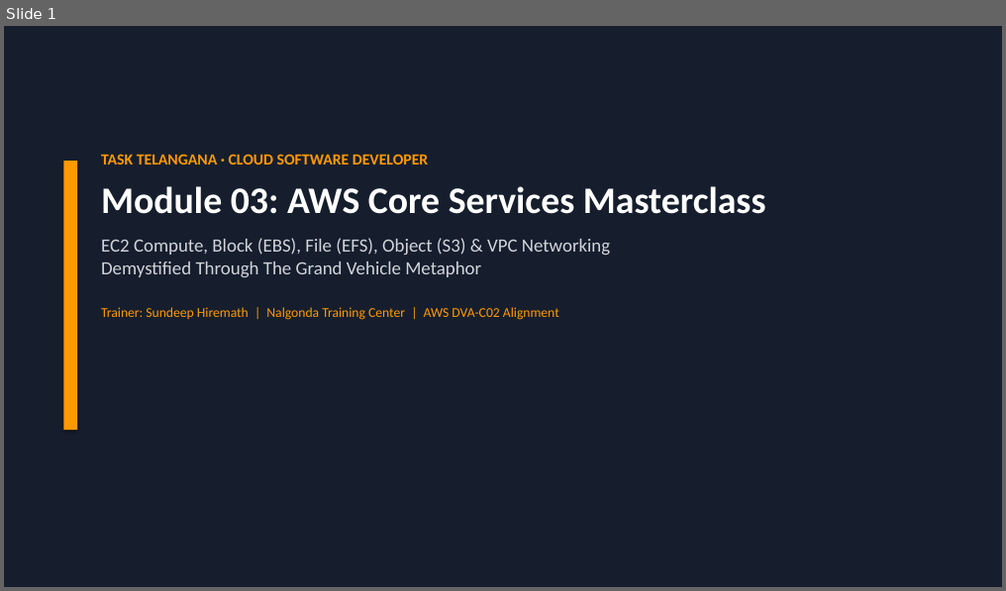
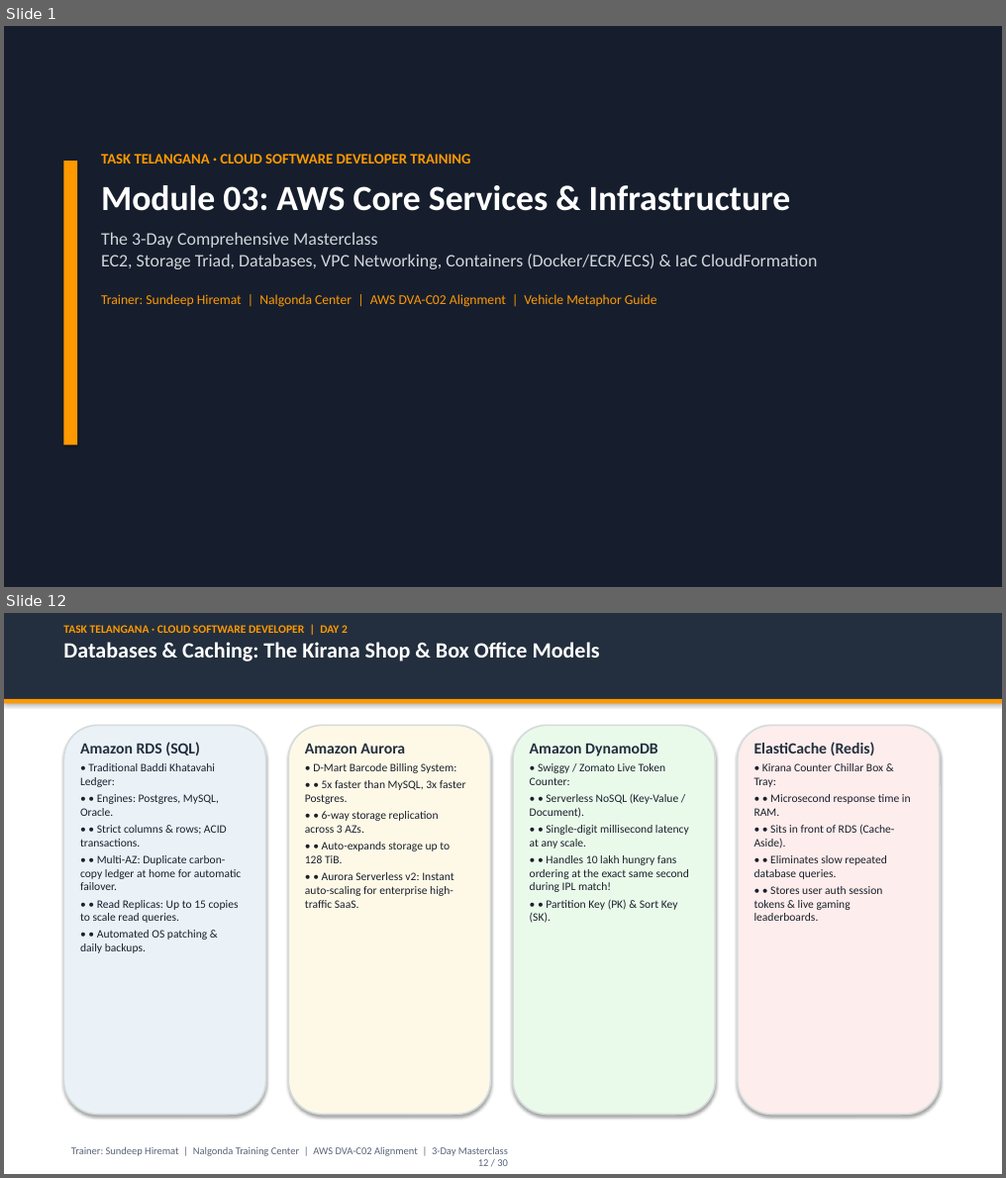
Before and after one commit to cloude-user/task, a slide deck: module_03_aws_core/presentation/Module_03_AWS_Core_Services_Masterclass.pptx. Shown one above the other, each under a label of ours: slide 1 before the commit, slides 1 and 12 after it; the slides between them are not shown. The pictures are 1006x591 and 1006x1178 pixels, drawn with LibreOffice and Linux fonts; fonts in the diff are those of the drawing. Boxes give left, top, right and bottom in pixels: in the first picture for what was removed or moved away, otherwise in the second. Text is boxed around its words. In the diff, an @@ line names an element or a change of style, - is before the commit and + after.

Commit message:
Feature/vpc networking (#3)
* docs(module03): add dedicated VPC networking & compute/storage/db master guides with analogies and diagrams

* docs(module03): expand EBS vs EFS block vs file deep dive, S3 7-tiers, HTTPS TLS handshake, and public vs private DNS

* feat(module03): infuse Tollywood cinema & Telangana kirana analogies, unify single versions, and update masterclass PPTX

* cloud-formation

---------

```diff
--- a/module_03_aws_core/presentation/Module_03_AWS_Core_Services_Masterclass.pptx
+++ b/module_03_aws_core/presentation/Module_03_AWS_Core_Services_Masterclass.pptx
@@ slide 12 added at [4,613,1002,1174], background #FFFFFF @@
@@ rectangle added at [4,613,1002,699], fill #232F3E @@
@@ text added at [63,625,600,662], 21 pt, text #FFFFFF, bold @@
+TASK TELANGANA · CLOUD SOFTWARE DEVELOPER | DAY 2
+Databases & Caching: The Kirana Shop & Box Office Models
@@ rectangle added at [4,699,1002,703], fill #FF9900 @@
@@ rounded rectangle added at [63,725,266,1115], fill #EAF2F8, outline #D5DBDB 1.5 pt @@
@@ rounded rectangle added at [288,725,491,1115], fill #FEF9E7, outline #D5DBDB 1.5 pt @@
@@ rounded rectangle added at [513,725,715,1115], fill #EAFAEA, outline #D5DBDB 1.5 pt @@
@@ rounded rectangle added at [738,725,940,1115], fill #FDEDEC, outline #D5DBDB 1.5 pt @@
@@ text added at [80,742,241,954], 11 pt, text #1A202C @@
+Amazon RDS (SQL)
+• Traditional Baddi Khatavahi Ledger:
+• • Engines: Postgres, MySQL, Oracle.
+• • Strict columns & rows; ACID transactions.
+• • Multi-AZ: Duplicate carbon-copy ledger at home for automatic failover.
+• • Read Replicas: Up to 15 copies to scale read queries.
+• • Automated OS patching & daily backups.
@@ text added at [305,743,466,908], 11 pt, text #1A202C @@
+Amazon Aurora
+• D-Mart Barcode Billing System:
+• • 5x faster than MySQL, 3x faster Postgres.
+• • 6-way storage replication across 3 AZs.
+• • Auto-expands storage up to 128 TiB.
+• • Aurora Serverless v2: Instant auto-scaling for enterprise high-traffic SaaS.
@@ text added at [530,743,689,923], 11 pt, text #1A202C @@
+Amazon DynamoDB
+• Swiggy / Zomato Live Token Counter:
+• • Serverless NoSQL (Key-Value / Document).
+• • Single-digit millisecond latency at any scale.
+• • Handles 10 lakh hungry fans ordering at the exact same second during IPL match!
+• • Partition Key (PK) & Sort Key (SK).
@@ text added at [754,742,911,921], 11 pt, text #1A202C @@
+ElastiCache (Redis)
+• Kirana Counter Chillar Box & Tray:
+• • Microsecond response time in RAM.
+• • Sits in front of RDS (Cache-Aside).
+• • Eliminates slow repeated database queries.
+• • Stores user auth session tokens & live gaming leaderboards.
@@ text added at [71,1147,508,1166], 10 pt, text #5A6578 @@
+Trainer: Sundeep Hiremat | Nalgonda Training Center | AWS DVA-C02 Alignment | 3-Day Masterclass
+12 / 30
@@ slide 1 changed as well @@
@@ rectangle: place and size @@
-rectangle at [63,161,77,430]
+rectangle at [63,161,77,445]
@@ text at [101,154,817,307]: text changed; size 18 to 17 pt @@
-TASK TELANGANA · CLOUD SOFTWARE DEVELOPER
-Module 03: AWS Core Services Masterclass
-EC2 Compute, Block (EBS), File (EFS), Object (S3) & VPC Networking
-Demystified Through The Grand Vehicle Metaphor
-Trainer: Sundeep Hiremath | Nalgonda Training Center | AWS DVA-C02 Alignment
+TASK TELANGANA · CLOUD SOFTWARE DEVELOPER TRAINING
+Module 03: AWS Core Services & Infrastructure
+The 3-Day Comprehensive Masterclass
+EC2, Storage Triad, Databases, VPC Networking, Containers (Docker/ECR/ECS) & IaC CloudFormation
+Trainer: Sundeep Hiremat | Nalgonda Center | AWS DVA-C02 Alignment | Vehicle Metaphor Guide
```
Also in this commit, not shown: 15 other slides changed, 11 other slides added, 4 slides removed, 25 other files.
